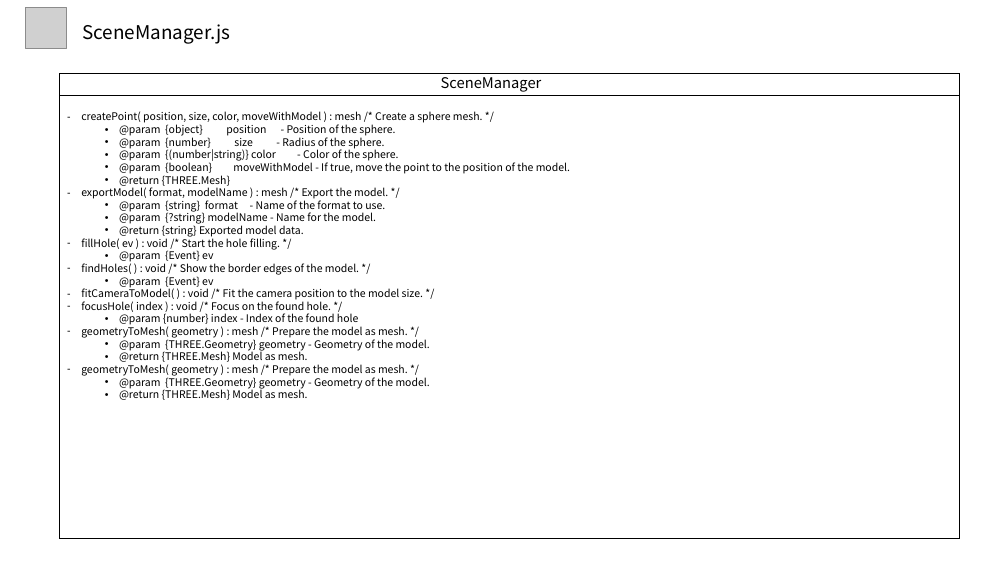
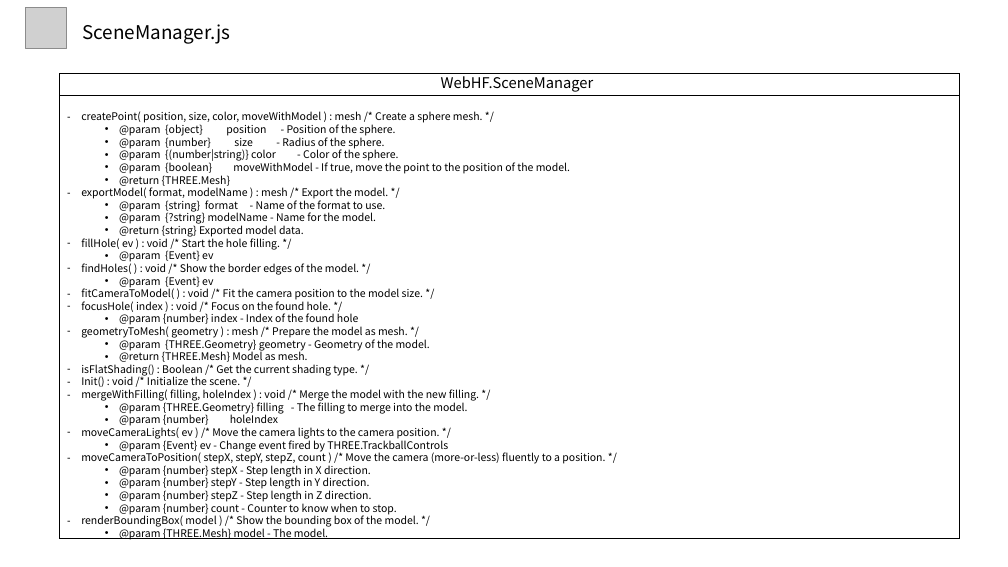
Before and after one commit to alexchun78/threeJS-holeFilling, a slide deck: slide 4 of (코드분석) WebGL Hole Filling.pptx. Drawn at 1008x567 pixels with LibreOffice and Linux fonts; fonts in the diff are those of the drawing; grey boxes stand for pictures. Boxes give left, top, right and bottom in pixels: in the first picture for what was removed or moved away, otherwise in the second. Text is boxed around its words. In the diff, an @@ line names an element or a change of style, - is before the commit and + after.

```diff
--- a/(코드분석) WebGL Hole Filling.pptx
+++ b/(코드분석) WebGL Hole Filling.pptx
@@ text at [441,73,594,92]: text changed @@
-SceneManager
+WebHF.SceneManager
@@ text at [81,364,605,540]: text changed @@
-– geometryToMesh( geometry ) : mesh /* Prepare the model as mesh. */
-  • @param {THREE.Geometry} geometry - Geometry of the model.
-  • @return {THREE.Mesh} Model as mesh.
+– isFlatShading() : Boolean /* Get the current shading type. */
+– Init() : void /* Initialize the scene. */
+– mergeWithFilling( filling, holeIndex ) : void /* Merge the model with the new filling. */
+  • @param {THREE.Geometry} filling - The filling to merge into the model.
+  • @param {number} holeIndex
+– moveCameraLights( ev ) /* Move the camera lights to the camera position. */
+  • @param {Event} ev - Change event fired by THREE.TrackballControls
+– moveCameraToPosition( stepX, stepY, stepZ, count ) /* Move the camera (more-or-less) fluently to a position. */
+  • @param {number} stepX - Step length in X direction.
+  • @param {number} stepY - Step length in Y direction.
+  • @param {number} stepZ - Step length in Z direction.
+  • @param {number} count - Counter to know when to stop.
+– renderBoundingBox( model ) /* Show the bounding box of the model. */
+  • @param {THREE.Mesh} model - The model.
```
Also in this commit, not shown: 1 other slide changed, 17 slides added, 2 other files.
